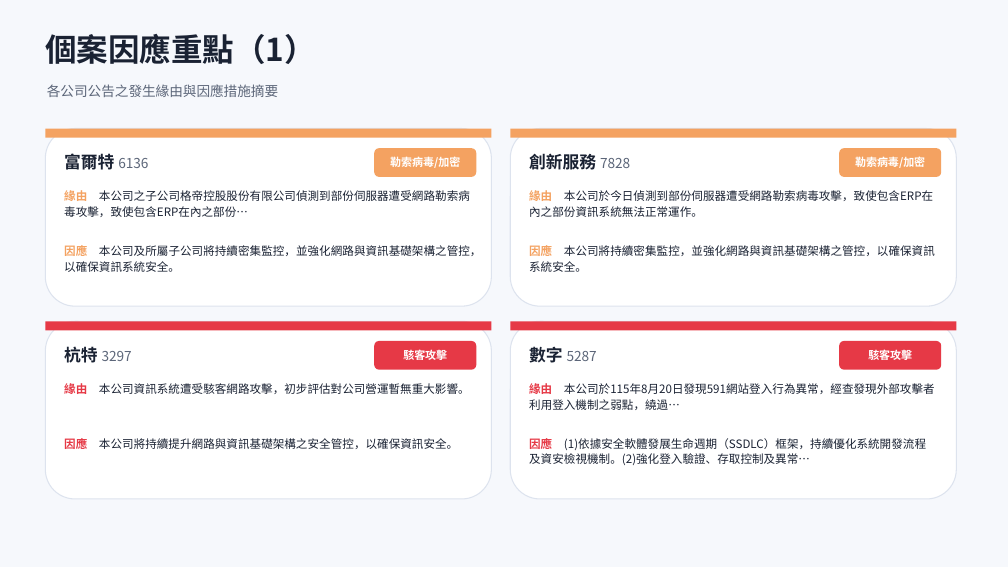
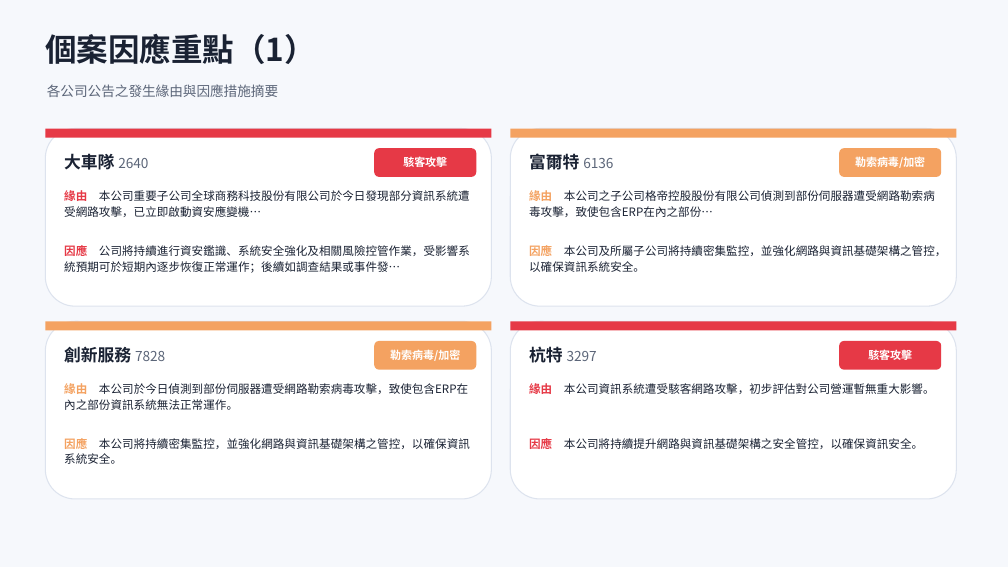
Before and after one commit to Johnnylin77/mops-isec-monitor, a slide deck: slide 6 of 資安事件因應分析.pptx. Drawn at 1008x567 pixels with LibreOffice and Linux fonts; fonts in the diff are those of the drawing. Boxes give left, top, right and bottom in pixels: in the first picture for what was removed or moved away, otherwise in the second. Text is boxed around its words. In the diff, an @@ line names an element or a change of style, - is before the commit and + after.

```diff
--- a/資安事件因應分析.pptx
+++ b/資安事件因應分析.pptx
@@ rectangle at (45, 129, 492, 138): fill #F4A261 to #E63946 @@
@@ rounded rectangle at (374, 148, 476, 177): fill #F4A261 to #E63946 @@
@@ text at (64, 153, 148, 170): text changed @@
-富爾特 6136
+大車隊 2640
@@ text at (403, 155, 447, 170): text changed @@
-勒索病毒/加密
+駭客攻擊
@@ text at (529, 151, 613, 173): text changed; size 16 to 13 pt; text colour #1A2233 to #5C6679; bold off @@
-創新服務 7828
+富爾特 6136
@@ text at (64, 190, 470, 217): text changed @@
-緣由 本公司之子公司格帝控股股份有限公司偵測到部份伺服器遭受網路勒索病毒攻擊，致使包含ERP在內之部份…
+緣由 本公司重要子公司全球商務科技股份有限公司於今日發現部分資訊系統遭受網路攻擊，已立即啟動資安應變機…
@@ text at (529, 190, 935, 217): text changed @@
-緣由 本公司於今日偵測到部份伺服器遭受網路勒索病毒攻擊，致使包含ERP在內之部份資訊系統無法正常運作。
+緣由 本公司之子公司格帝控股股份有限公司偵測到部份伺服器遭受網路勒索病毒攻擊，致使包含ERP在內之部份…
@@ text at (64, 243, 470, 273): text changed @@
-因應 本公司及所屬子公司將持續密集監控，並強化網路與資訊基礎架構之管控，以確保資訊系統安全。
+因應 公司將持續進行資安鑑識、系統安全強化及相關風險控管作業，受影響系統預期可於短期內逐步恢復正常運作；後續如調查結果或事件發…
@@ text at (529, 245, 946, 272): text changed @@
-因應 本公司將持續密集監控，並強化網路與資訊基礎架構之管控，以確保資訊系統安全。
+因應 本公司及所屬子公司將持續密集監控，並強化網路與資訊基礎架構之管控，以確保資訊系統安全。
@@ rectangle at (45, 321, 492, 330): fill #E63946 to #F4A261 @@
@@ text at (64, 344, 165, 366): text changed; size 13 to 16 pt; text colour #5C6679 to #1A2233; bold on @@
-杭特 3297
+創新服務 7828
@@ rounded rectangle at (374, 341, 476, 370): fill #E63946 to #F4A261 @@
@@ text at (390, 350, 460, 361): text changed @@
-駭客攻擊
+勒索病毒/加密
@@ text at (529, 346, 597, 363): text changed @@
-數字 5287
+杭特 3297
@@ text at (64, 383, 468, 410): text changed @@
-緣由 本公司資訊系統遭受駭客網路攻擊，初步評估對公司營運暫無重大影響。
+緣由 本公司於今日偵測到部份伺服器遭受網路勒索病毒攻擊，致使包含ERP在內之部份資訊系統無法正常運作。
@@ text at (529, 383, 935, 394): text changed @@
-緣由 本公司於115年8月20日發現591網站登入行為異常，經查發現外部攻擊者利用登入機制之弱點，繞過…
+緣由 本公司資訊系統遭受駭客網路攻擊，初步評估對公司營運暫無重大影響。
@@ text at (64, 438, 470, 464): text changed @@
-因應 本公司將持續提升網路與資訊基礎架構之安全管控，以確保資訊安全。
+因應 本公司將持續密集監控，並強化網路與資訊基礎架構之管控，以確保資訊系統安全。
@@ text at (529, 436, 923, 452): text changed @@
-因應 (1)依據安全軟體發展生命週期（SSDLC）框架，持續優化系統開發流程及資安檢視機制。(2)強化登入驗證、存取控制及異常…
+因應 本公司將持續提升網路與資訊基礎架構之安全管控，以確保資訊安全。
```
Also in this commit, not shown: 5 other slides changed, 1 slide added, 2 other files.
